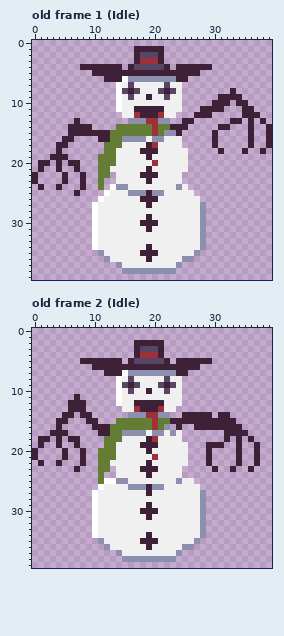
Pixel-art file -- phaser/concepts/enemy-snowman.aseprite. Above is the file before it was changed.
40x40 pixels, 3 frames. Shown: old frame 1 (Idle), old frame 2 (Idle). The commit also changed other frames, which this record leaves out.
And afterwards:
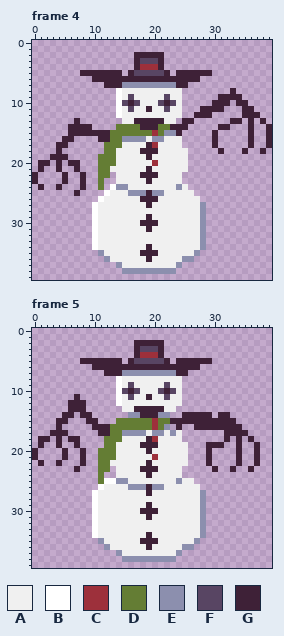
Palette (. is transparent): A #f0f0f0  B #ffffff  C #9d303b  D #647d34  E #8c8fae  F #584563  G #3e2137
A new or re-ordered frame is compared with the old frame closest to it.
Change:
{"change": "frames 3 -> 6"}
{"where": "frame 4 is new; against old frame 1 (Idle)"}
{"frame":4,"y":1,"x":17,"old":"GGGGG","new":"....."}
{"frame":4,"y":2,"x":18,"old":"FFF","new":"GGG"}
{"frame":4,"y":3,"x":18,"old":"CCC","new":"FFF"}
{"frame":4,"y":4,"x":8,"old":"GGGGGGG","new":"......."}
{"frame":4,"y":4,"x":16,"old":"GFFFFFG","new":".GCCCG."}
{"frame":4,"y":4,"x":24,"old":"GGGGGG","new":"......"}
{"frame":4,"y":5,"x":8,"old":"..","new":"GG"}
{"frame":4,"y":5,"x":15,"old":"G","new":"."}
{"frame":4,"y":5,"x":17,"old":"GGGGG","new":"FFFFF"}
{"frame":4,"y":5,"x":23,"old":"G","new":"."}
{"frame":4,"y":5,"x":28,"old":"..","new":"GG"}
{"frame":4,"y":6,"x":10,"old":"..","new":"GG"}
{"frame":4,"y":6,"x":15,"old":"BEEEEEEEE","new":"GGGGGGGGG"}
{"frame":4,"y":6,"x":26,"old":"..","new":"GG"}
{"frame":4,"y":7,"x":12,"old":"..BAFAAAAAFAA.","new":"GGGEEEEEEEEEGG"}
{"frame":4,"y":8,"x":15,"old":"FGF","new":"AAA"}
{"frame":4,"y":8,"x":21,"old":"FGF","new":"AAA"}
{"frame":4,"y":9,"x":19,"old":"G","new":"A"}
{"frame":4,"y":10,"x":15,"old":"AAA","new":"FGF"}
{"frame":4,"y":10,"x":21,"old":"AAA","new":"FGF"}
{"frame":4,"y":11,"x":16,"old":"AGG","new":"FAA"}
{"frame":4,"y":11,"x":20,"old":"GGA","new":"AAF"}
{"frame":4,"y":12,"x":14,"old":".","new":"B"}
{"frame":4,"y":12,"x":17,"old":"CGGGC","new":"AAAAA"}
{"frame":4,"y":12,"x":24,"old":".","new":"A"}
{"frame":4,"y":13,"x":15,"old":".EEECCEE.","new":"AAGGGGGAA"}
{"frame":4,"y":14,"x":18,"old":"DDC","new":"GGG"}
{"where": "frame 5 is new; against old frame 2 (Idle)"}
{"frame":5,"y":7,"x":15,"old":"B","new":"E"}
{"frame":5,"y":8,"x":16,"old":"F","new":"A"}
{"frame":5,"y":8,"x":22,"old":"F","new":"A"}
{"frame":5,"y":9,"x":15,"old":"FGF","new":"AFA"}
{"frame":5,"y":9,"x":21,"old":"FGF","new":"AFA"}
{"frame":5,"y":10,"x":15,"old":"AFA","new":"FGF"}
{"frame":5,"y":10,"x":19,"old":"G","new":"A"}
{"frame":5,"y":10,"x":21,"old":"AFA","new":"FGF"}
{"frame":5,"y":11,"x":16,"old":"A","new":"F"}
{"frame":5,"y":11,"x":19,"old":"A","new":"G"}
{"frame":5,"y":11,"x":22,"old":"A","new":"F"}
{"frame":5,"y":12,"x":17,"old":"GGGGG","new":"AAAAA"}
{"frame":5,"y":13,"x":17,"old":"C","new":"G"}
{"frame":5,"y":13,"x":21,"old":"C","new":"G"}
{"frame":5,"y":14,"x":18,"old":"ECC","new":"GGG"}
